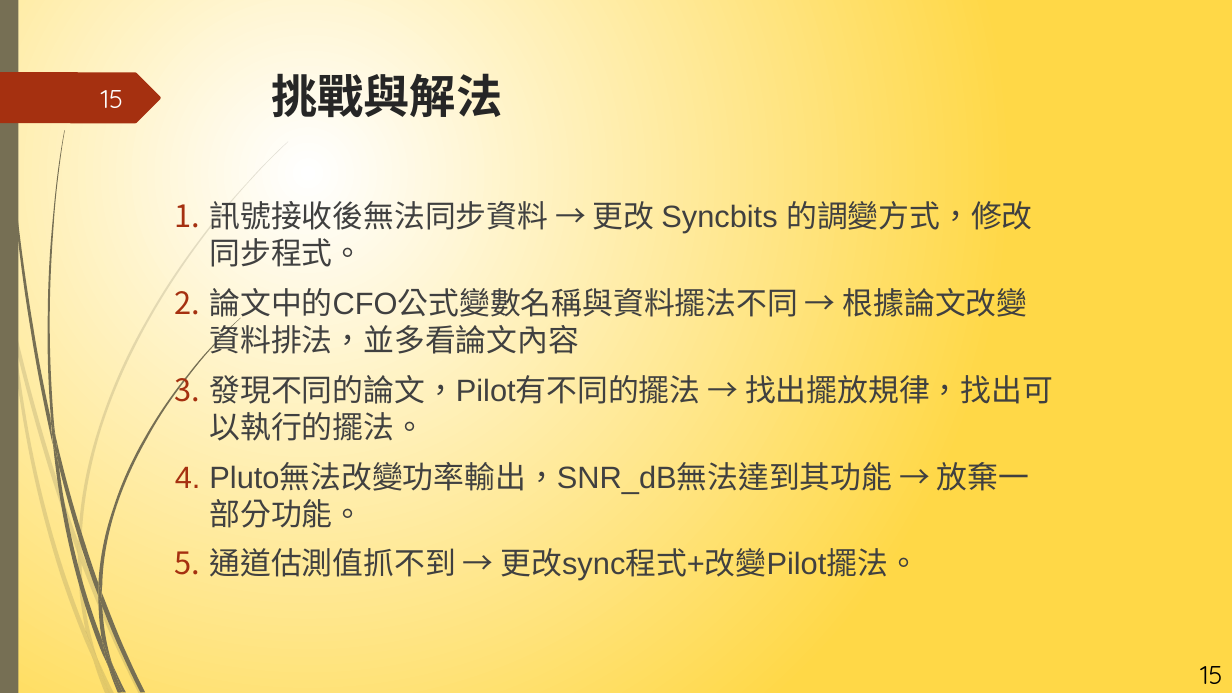
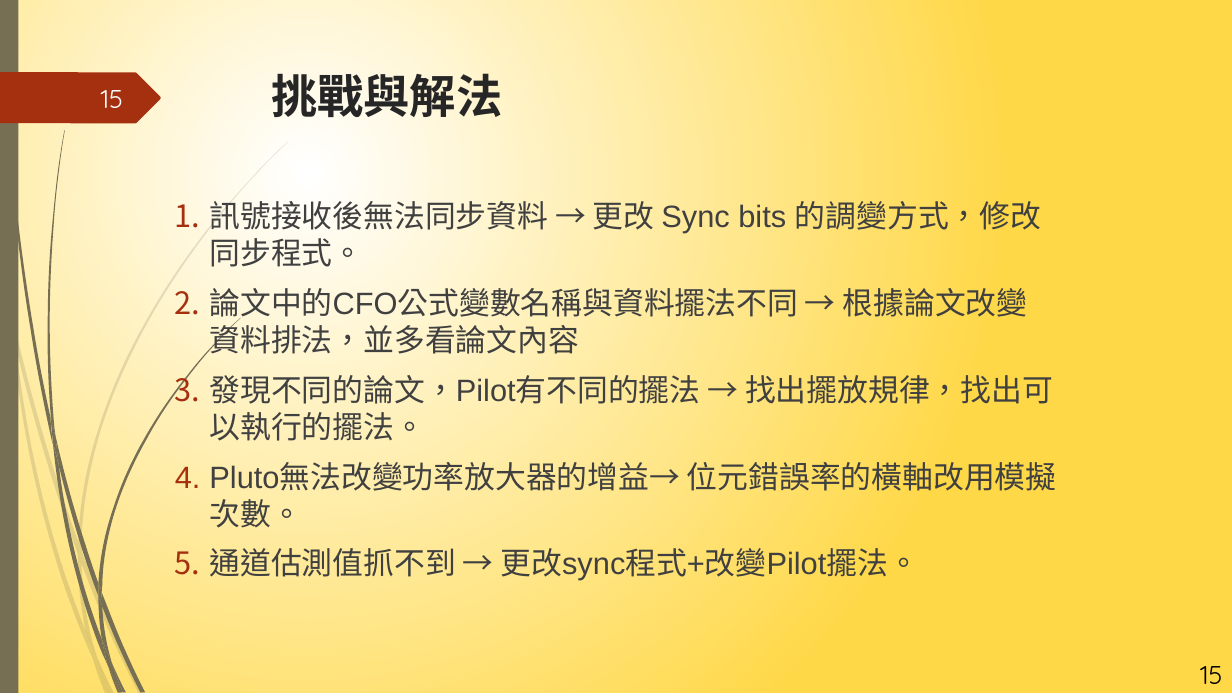
Before and after one commit to NIUWCSP/OTSM, a slide deck: slide 15 of report/以SDR實現OTSM通訊技術.pptx. Drawn at 1232x693 pixels with LibreOffice and Linux fonts; fonts in the diff are those of the drawing. Boxes give left, top, right and bottom in pixels: in the first picture for what was removed or moved away, otherwise in the second. Text is boxed around its words. In the diff, an @@ line names an element or a change of style, - is before the commit and + after.

```diff
--- a/report/以SDR實現OTSM通訊技術.pptx
+++ b/report/以SDR實現OTSM通訊技術.pptx
@@ text at bbox=[209, 196, 1041, 267]: spaces changed @@
-1. 訊號接收後無法同步資料 → 更改 Syncbits 的調變方式，修改同步程式。
+1. 訊號接收後無法同步資料 → 更改 Sync bits 的調變方式，修改同步程式。
@@ text at bbox=[209, 456, 1057, 528]: text changed @@
-4. Pluto無法改變功率輸出，SNR_dB無法達到其功能 → 放棄一部分功能。
+4. Pluto無法改變功率放大器的增益→ 位元錯誤率的橫軸改用模擬次數。
```
Also in this commit, not shown: 6 other slides changed, 1 slide added, 1 slide removed.
